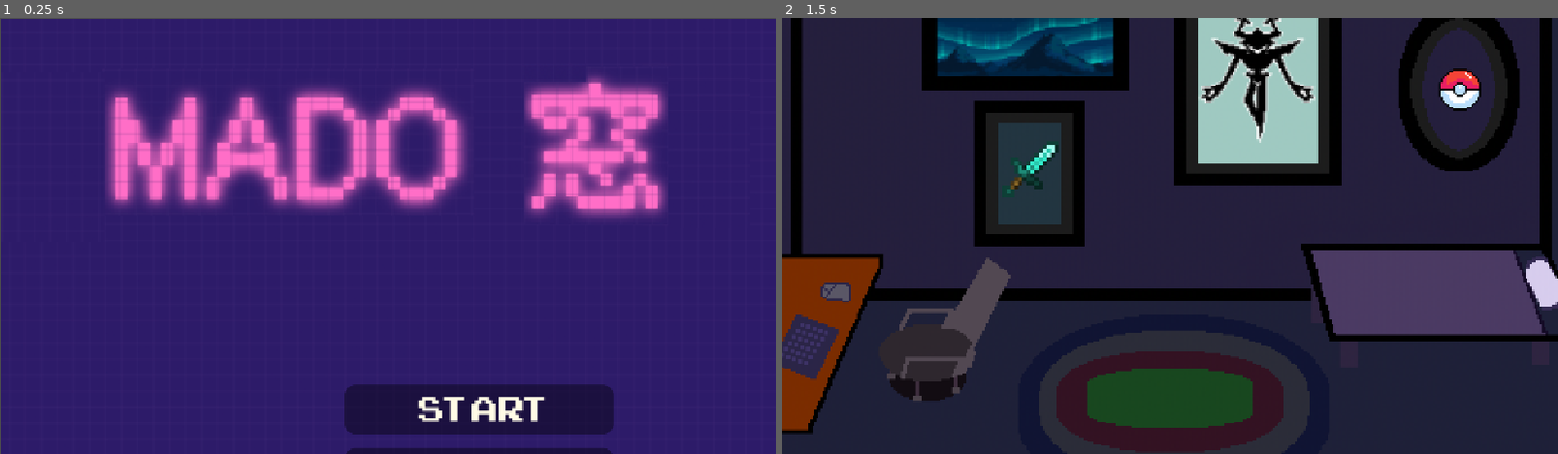
Above: before the commit, frames 1-2 (left to right).
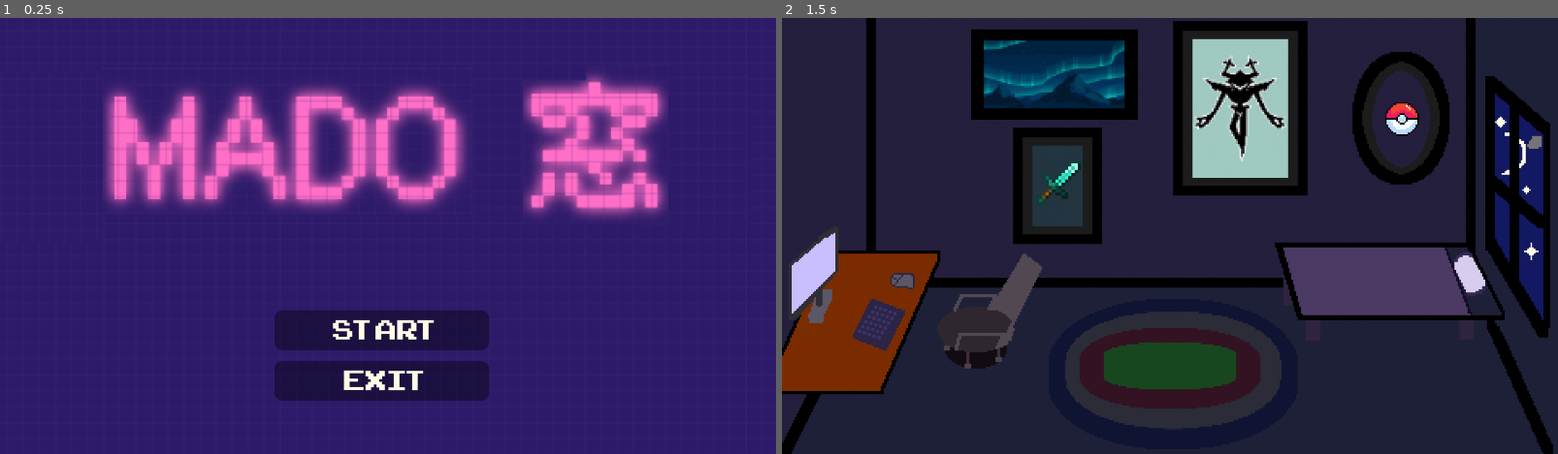
Above: after the commit, the same moments.

Repository: Hazorox/Mado
Game: Godot game, scene res://scenes/menu.tscn
Same seed, same stepped clock (60 frames per second), same inputs: the game is played once before the commit and once after it. Before the commit the project has no main scene; this scene is started directly in both runs.
Inputs:
- Up to frame 1 (0.25 s): no input
- Up to frame 2 (1.5 s): click "Start" at 0.5 s; tap Enter at 1.25 s

The runs differ from the first frame. In frame 1, 11% of the frame differs, in the area x 0-100%, y 0-100%; in frame 2, 43%.

Commit message:
remove old icon

Diff:
--- a/icon.svg
+++ /dev/null
@@ -1 +0,0 @@
-<svg xmlns="http://www.w3.org/2000/svg" width="128" height="128"><rect width="124" height="124" x="2" y="2" fill="#363d52" stroke="#212532" stroke-width="4" rx="14"/><g fill="#fff" transform="translate(12.322 12.322)scale(.101)"><path d="M105 673v33q407 354 814 0v-33z"/><path fill="#478cbf" d="m105 673 152 14q12 1 15 14l4 67 132 10 8-61q2-11 15-15h162q13 4 15 15l8 61 132-10 4-67q3-13 15-14l152-14V427q30-39 56-81-35-59-83-108-43 20-82 47-40-37-88-64 7-51 8-102-59-28-123-42-26 43-46 89-49-7-98 0-20-46-46-89-64 14-123 42 1 51 8 102-48 27-88 64-39-27-82-47-48 49-83 108 26 42 56 81zm0 33v39c0 276 813 276 814 0v-39l-134 12-5 69q-2 10-14 13l-162 11q-12 0-16-11l-10-65H446l-10 65q-4 11-16 11l-162-11q-12-3-14-13l-5-69z"/><path d="M483 600c0 34 58 34 58 0v-86c0-34-58-34-58 0z"/><circle cx="725" cy="526" r="90"/><circle cx="299" cy="526" r="90"/></g><g fill="#414042" transform="translate(12.322 12.322)scale(.101)"><circle cx="307" cy="532" r="60"/><circle cx="717" cy="532" r="60"/></g></svg>
--- a/project.godot
+++ b/project.godot
@@ -10,18 +10,31 @@
 
 [application]
 
-config/name="Kado"
+config/name="Mado"
+config/description="Stop procrastinating before sunrise!"
+config/version="1.0.0"
+run/main_scene="uid://ci6tfroobdku7"
 config/features=PackedStringArray("4.7", "Forward Plus")
+boot_splash/show_image=false
 config/icon="res://assets/icon.png"
 
 [display]
 
-window/stretch/mode="canvas_items"
+window/size/viewport_width=1440
+window/size/viewport_height=810
+window/size/resizable=false
+window/size/borderless=true
+window/stretch/mode="viewport"
 window/stretch/aspect="expand"
+window/canvas_textures/default_texture_filter=1
 
 [editor_plugins]
 
 enabled=PackedStringArray("res://addons/godot_super-wakatime/plugin.cfg")
+
+[gui]
+
+theme/custom_font="uid://bfi62fjvwxfck"
 
 [physics]
 
@@ -29,4 +42,5 @@
 
 [rendering]
 
+textures/canvas_textures/default_texture_filter=0
 rendering_device/driver.windows="d3d12"
Not shown, removed: icon.svg.import
Not shown, removed: v1 icon.png.import
